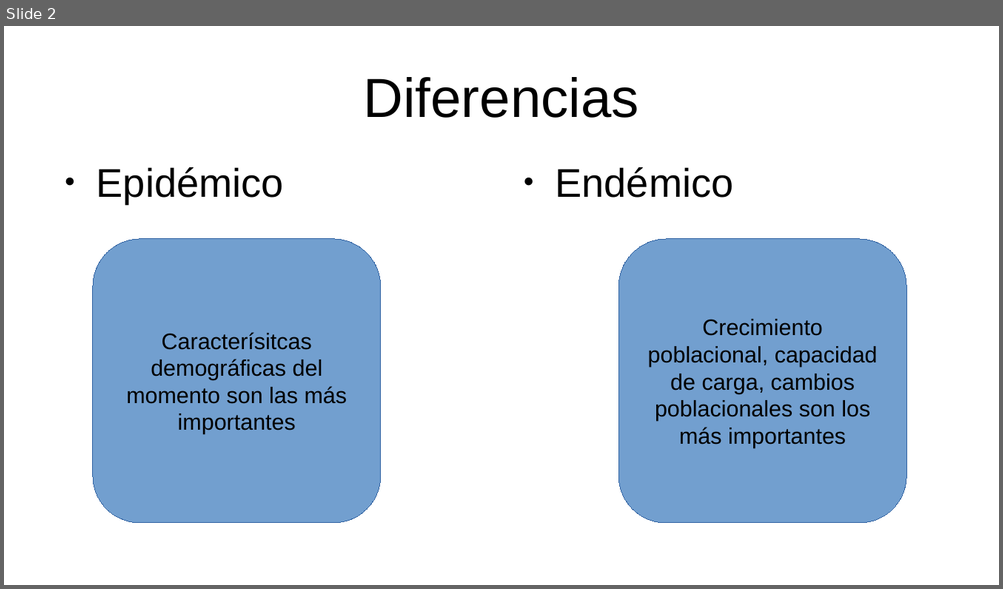
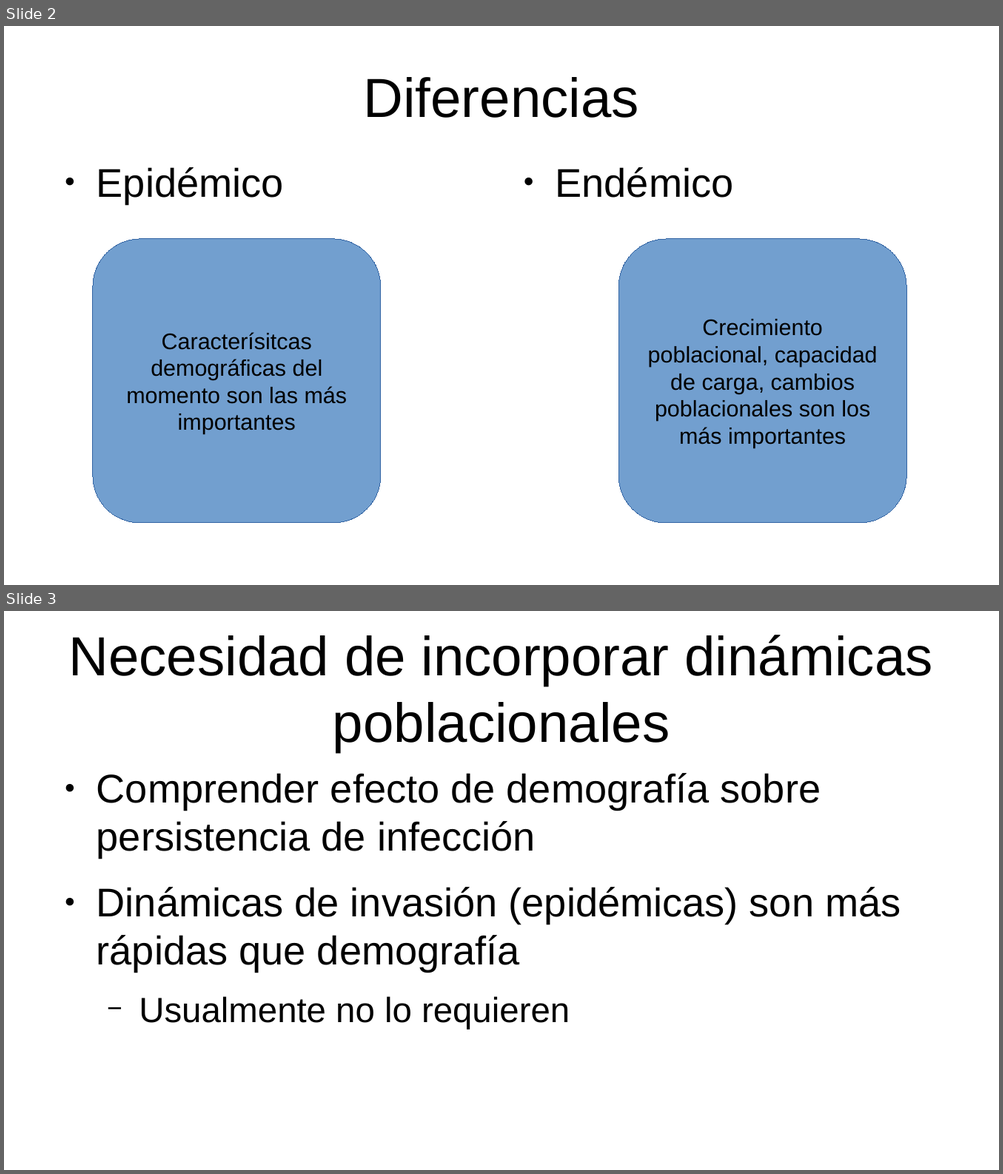
Before and after one commit to gerardommc/Ecologia-Teorica, a slide deck: Modelos-din-pob.odp. Shown one above the other, each under a label of ours: slide 2 before the commit, slides 2 and 3 after it. The pictures are 1003x589 and 1003x1174 pixels, drawn with LibreOffice and Linux fonts; fonts in the diff are those of the drawing. Boxes give left, top, right and bottom in pixels: in the first picture for what was removed or moved away, otherwise in the second. Text is boxed around its words. In the diff, an @@ line names an element or a change of style, - is before the commit and + after.

```diff
--- a/Modelos-din-pob.odp
+++ b/Modelos-din-pob.odp
@@ slide 3 added at [4, 611, 999, 1170], background #FFFFFF @@
@@ title added at [68, 635, 932, 752], 44 pt, text #000000 @@
+Necesidad de incorporar dinámicas poblacionales
@@ text added at [96, 773, 900, 1029], 32 pt, text #000000 @@
+● Comprender efecto de demografía sobre persistencia de infección
+● Dinámicas de invasión (epidémicas) son más rápidas que demografía
+  − Usualmente no lo requieren
```
Also in this commit, not shown: 1 slide changed, 1 slide removed, 15 other files.
